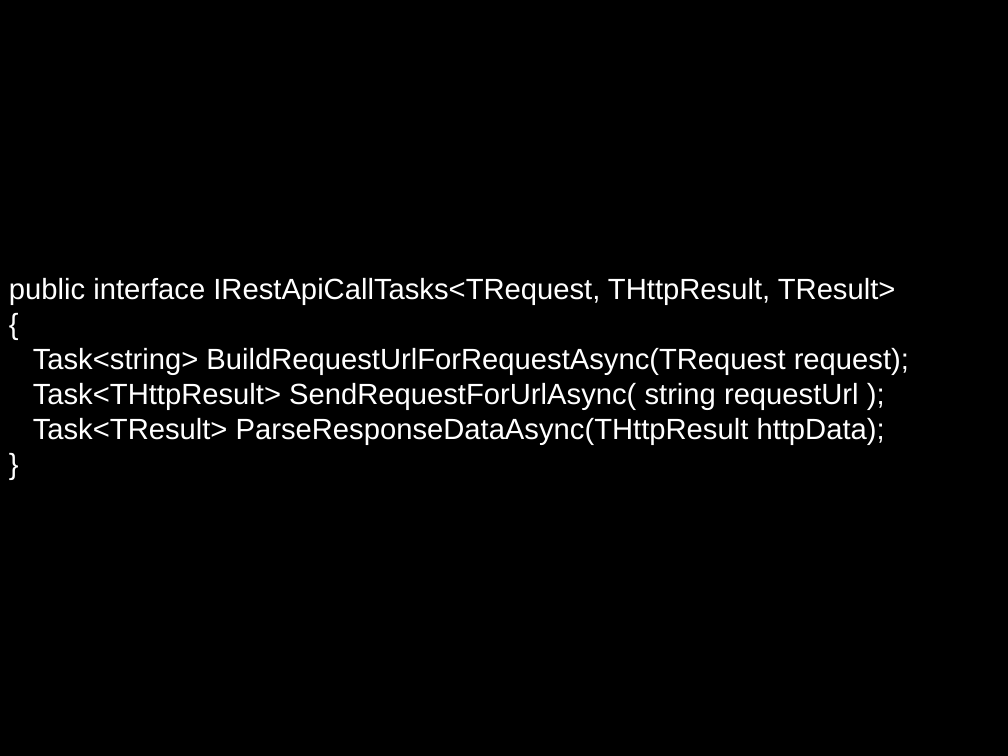
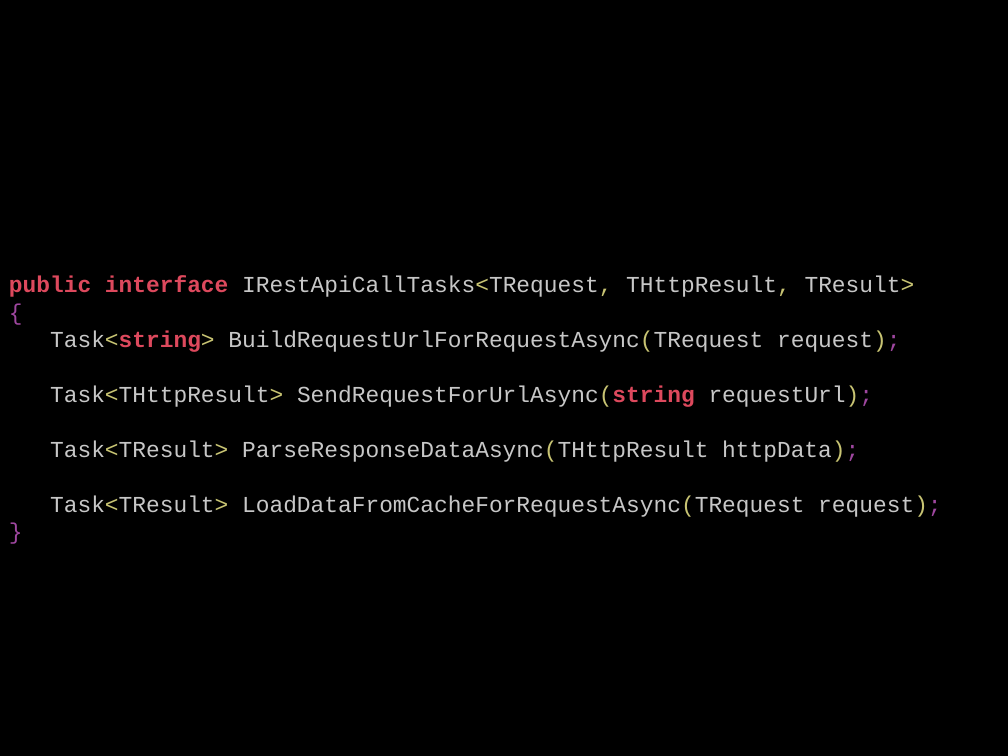
Before and after one commit to dodikk/xamarin-intro-slides, a slide deck: slide 23 of XamarinIntro.odp. Drawn at 1008x756 pixels with LibreOffice and Linux fonts; fonts in the diff are those of the drawing. Boxes give left, top, right and bottom in pixels: in the first picture for what was removed or moved away, otherwise in the second. Text is boxed around its words. In the diff, an @@ line names an element or a change of style, - is before the commit and + after.

```diff
--- a/XamarinIntro.odp
+++ b/XamarinIntro.odp
@@ text at (x1=9, y1=276, x2=915, y2=462): size 23 to 18 pt, font Arial to Courier New in "public interface IRestApiCallTasks<TRequest, THttpResult, TR ...", "{", "Task<string> BuildRequestUrlForRequestAsync(TRequest request ...", "Task<TResult> ParseResponseDataAsync(THttpResult httpData);" and 1 more places; text colour #FFFFFF to #DD495D, bold on in "public interface", "Task<string>"; text colour #FFFFFF to #C7C7C7, text colour #FFFFFF to #C8C473 in "IRestApiCallTasks<TRequest, THttpResult, TResult>", "Task<string> BuildRequestUrlForRequestAsync(TRequest request ...", "Task<TResult> ParseResponseDataAsync(THttpResult httpData);"; text colour #FFFFFF to #9F47A0 in "{", "request);", "httpData);", "}" @@
@@ text at (x1=50, y1=385, x2=874, y2=407): text changed; size 23 to 18 pt; font Arial to Courier New; text colour #FFFFFF to #C7C7C7 @@
-Task<THttpResult> SendRequestForUrlAsync( string requestUrl );
+Task<THttpResult> SendRequestForUrlAsync(string requestUrl);
@@ text at (x1=50, y1=495, x2=941, y2=517): paragraph added @@
+Task<TResult> LoadDataFromCacheForRequestAsync(TRequest request);
```
Also in this commit, not shown: 5 other slides changed, 7 slides added, 2 slides removed.
